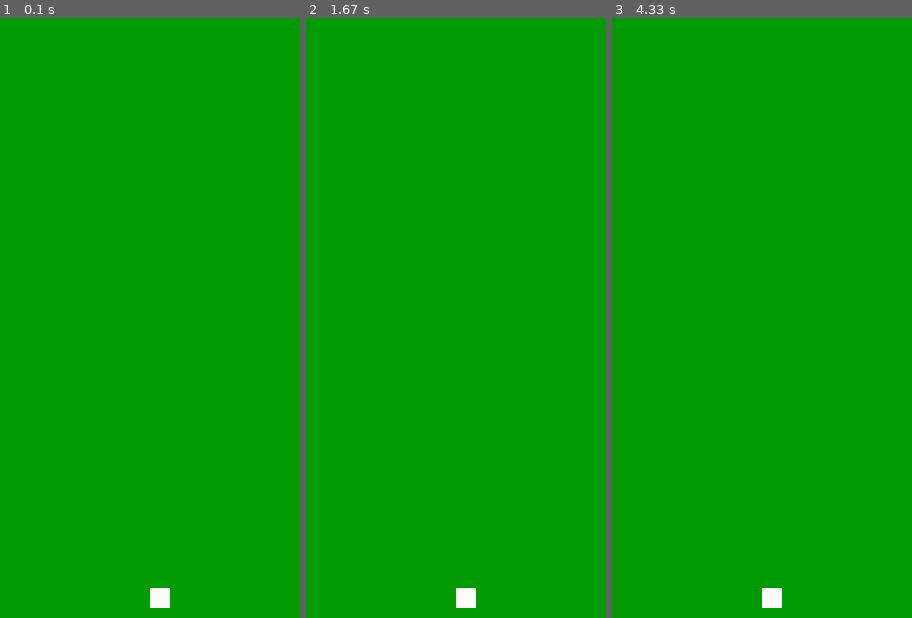
Above: before the commit, frames 1-3 (left to right).
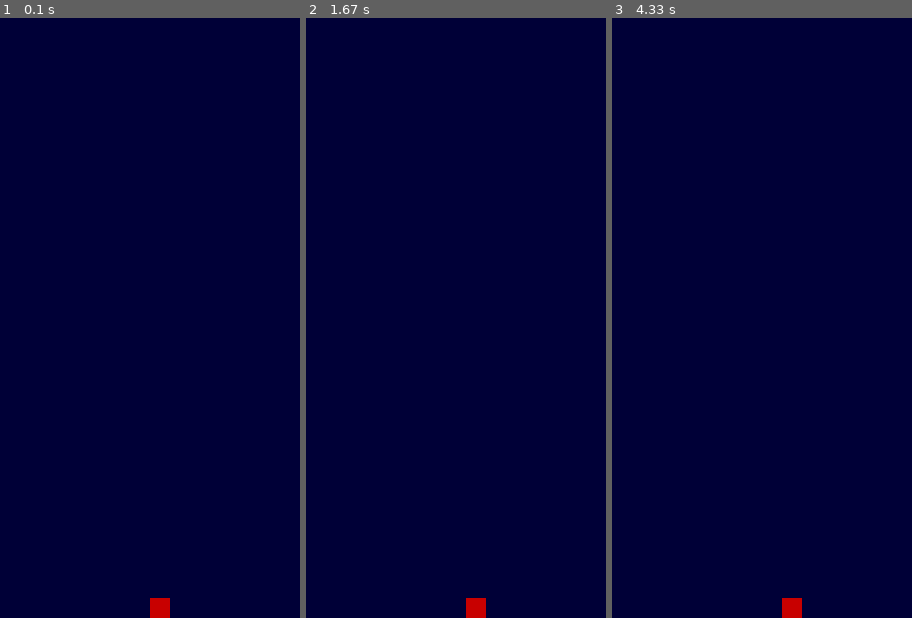
Above: after the commit, the same moments.

Repository: stealthness/PyGames
Game: pygame game, started from SimpleVerticalRunner/main.py
Same seed, same stepped clock (60 frames per second), same inputs: the game is played once before the commit and once after it.
Inputs:
- Up to frame 1 (0.1 s): no input
- Up to frame 2 (1.67 s): hold D 0.33-0.8 s; hold D 0.83-1.3 s; hold A from 1.33 s (still down)
- Up to frame 3 (4.33 s): release A at 1.87 s; hold A 1.9-2.3 s; hold D 2.33-2.97 s; hold A 3-3.47 s; hold D 3.5-3.97 s; hold D from 4 s (still down)

The runs differ from the first frame. In frame 1, 100% of the frame differs, in the area x 0-100%, y 0-100%; in frame 2, 100%; in frame 3, 100%.

Commit message:
added Player class

Diff:
--- a/SimpleVerticalRunner/main.py
+++ b/SimpleVerticalRunner/main.py
@@ -1,5 +1,6 @@
 import pygame
 import sys
+from playerClass import Player
 # Intialise pygame
 pygame.init()
 
@@ -8,6 +9,7 @@
 WINSOW_HEIGHT = 600
 
 PLAYER_WIDTH = 20
+player = Player(WINDOW_WIDTH // 2, WINSOW_HEIGHT - PLAYER_WIDTH)
 
 # Create the game window
 
@@ -19,16 +21,17 @@
 
 score = 0
 lives = 3
-player = pygame.Rect(WINDOW_WIDTH // 2, WINSOW_HEIGHT - 30, PLAYER_WIDTH, PLAYER_WIDTH)
 playerSpeed = 5
 WHITE = (255,255,255)
 RED = (255, 0 , 0)
 BLACK = (0, 0, 0 )
-DARK_BLUE = (0, 155, 0)
+DARK_BLUE = (0, 0, 55)
 
 ## MAIN GAME Loop
 
 isRunning = True
+
+
 
 while isRunning:
 
@@ -40,19 +43,22 @@
 
         keys = pygame.key.get_pressed()
         if keys[pygame.K_a]:
-            print("a pressed")
+            player.move(-5)
 
         if keys[pygame.K_d]:
-            print("b pressed")
+            player.move(5)
+
         if keys[pygame.K_q]:
             isRunning = False
 
     # move the player
     screen.fill(DARK_BLUE)
-    pygame.draw.rect(screen, WHITE, player)
+    player.draw(screen)
 
     # Update the display
     pygame.display.flip()
 
     clock.tick(60)
+
+
 sys.exit()
--- /dev/null
+++ b/SimpleVerticalRunner/playerClass.py
@@ -0,0 +1,15 @@
+import pygame
+
+class Player:
+
+
+    def __init__(self, x = 100, y = 100):
+        self.WIDTH = 20
+        self.color = (200, 0, 0)
+        self.rect = pygame.Rect(x, y, self.WIDTH, self.WIDTH)
+
+    def draw(self, screen):
+        pygame.draw.rect(screen, self.color, self.rect)
+
+    def move(self, amount):
+        self.rect.x += amount
--- a/TestAIGenSnakeClone/snake_clone_game.py
+++ /dev/null
@@ -1,122 +0,0 @@
-import pygame
-import time
-import random
-
-# Initialize Pygame
-pygame.init()
-
-# Colors
-WHITE = (255, 255, 255)
-YELLOW = (255, 255, 102)
-BLACK = (0, 0, 0)
-RED = (213, 50, 80)
-GREEN = (0, 255, 0)
-BLUE = (50, 153, 213)
-
-# Screen dimensions
-WIDTH, HEIGHT = 600, 400
-screen = pygame.display.set_mode((WIDTH, HEIGHT))
-
-# Game parameters
-snake_block = 10
-snake_speed = 15
-
-# Font styles
-font_style = pygame.font.SysFont("bahnschrift", 25)
-score_font = pygame.font.SysFont("comicsansms", 35)
-
-def display_score(score):
-    score_display = score_font.render(f"Score: {score}", True, BLACK)
-    screen.blit(score_display, [0, 0])
-
-def draw_snake(snake_block, snake_list):
-    for x in snake_list:
-        pygame.draw.rect(screen, BLACK, [x[0], x[1], snake_block, snake_block])
-
-def message(msg, color):
-    mesg = font_style.render(msg, True, color)
-    screen.blit(mesg, [WIDTH / 6, HEIGHT / 3])
-
-def game_loop():
-    game_over = False
-    game_close = False
-
-    x1 = WIDTH / 2
-    y1 = HEIGHT / 2
-    x1_change = 0
-    y1_change = 0
-
-    snake_List = []
-    Length_of_snake = 1
-
-    foodx = round(random.randrange(0, WIDTH - snake_block) / 10.0) * 10.0
-    foody = round(random.randrange(0, HEIGHT - snake_block) / 10.0) * 10.0
-
-    while not game_over:
-
-        while game_close == True:
-            screen.fill(WHITE)
-            message("You Lost! Press C-Play Again or Q-Quit", RED)
-            display_score(Length_of_snake - 1)
-            pygame.display.update()
-
-            for event in pygame.event.get():
-                if event.type == pygame.KEYDOWN:
-                    if event.key == pygame.K_q:
-                        game_over = True
-                        game_close = False
-                    if event.key == pygame.K_c:
-                        game_loop()
-
-        for event in pygame.event.get():
-            if event.type == pygame.QUIT:
-                game_over = True
-            if event.type == pygame.KEYDOWN:
-                if event.key == pygame.K_LEFT:
-                    x1_change = -snake_block
-                    y1_change = 0
-                elif event.key == pygame.K_RIGHT:
-                    x1_change = snake_block
-                    y1_change = 0
-                elif event.key == pygame.K_UP:
-                    y1_change = -snake_block
-                    x1_change = 0
-                elif event.key == pygame.K_DOWN:
-                    y1_change = snake_block
-                    x1_change = 0
-
-        if x1 >= WIDTH or x1 < 0 or y1 >= HEIGHT or y1 < 0:
-            game_close = True
-
-        x1 += x1_change
-        y1 += y1_change
-        screen.fill(BLUE)
-        pygame.draw.rect(screen, GREEN, [foodx, foody, snake_block, snake_block])
-        snake_Head = []
-        snake_Head.append(x1)
-        snake_Head.append(y1)
-        snake_List.append(snake_Head)
-        if len(snake_List) > Length_of_snake:
-            del snake_List[0]
-
-        for x in snake_List[:-1]:
-            if x == snake_Head:
-                game_close = True
-
-        draw_snake(snake_block, snake_List)
-        display_score(Length_of_snake - 1)
-
-        pygame.display.update()
-
-        if x1 == foodx and y1 == foody:
-            foodx = round(random.randrange(0, WIDTH - snake_block) / 10.0) * 10.0
-            foody = round(random.randrange(0, HEIGHT - snake_block) / 10.0) * 10.0
-            Length_of_snake += 1
-
-        pygame.time.Clock().tick(snake_speed)
-
-    pygame.quit()
-    quit()
-
-if __name__ == "__main__":
-    game_loop()
--- /dev/null
+++ b/playerClass.py
@@ -0,0 +1,12 @@
+import pygame
+
+class Player:
+
+
+    def __init__(self):
+        self.WIDTH = 20
+        self.color = (20, 155, 20)
+        self.rect = pygame.Rect(0,0, WIDTH, WIDTH)
+
+    def draw(self, screen)
+        pygame.draw.rect(screen, self.color, self.rect)
